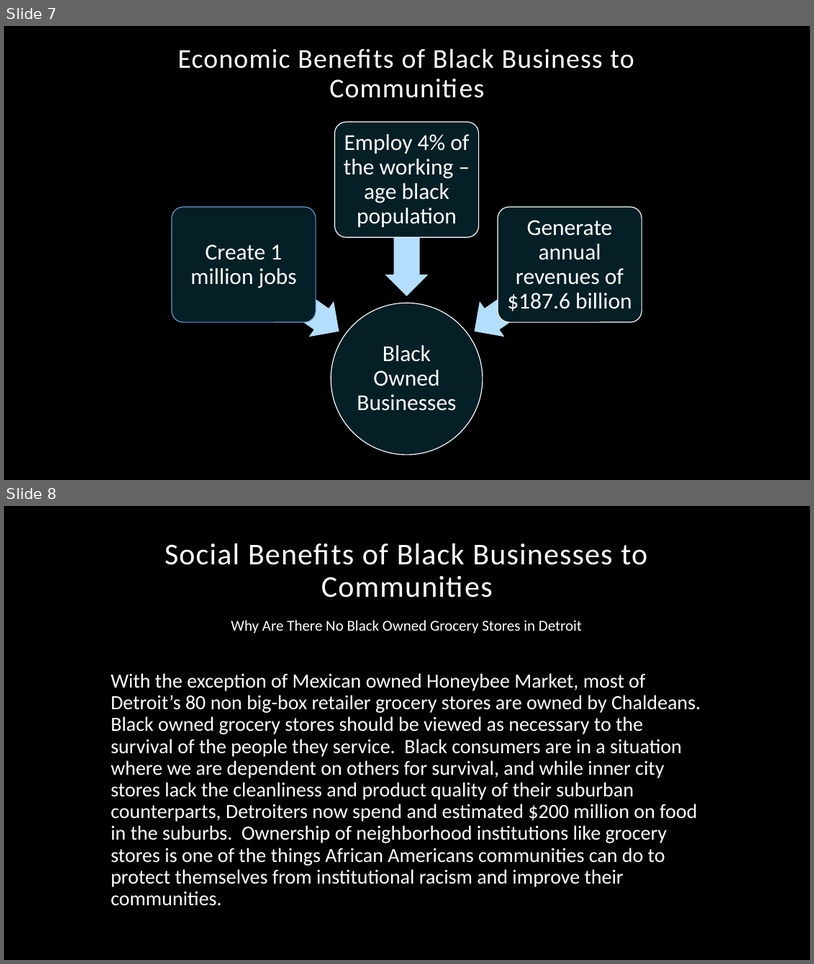
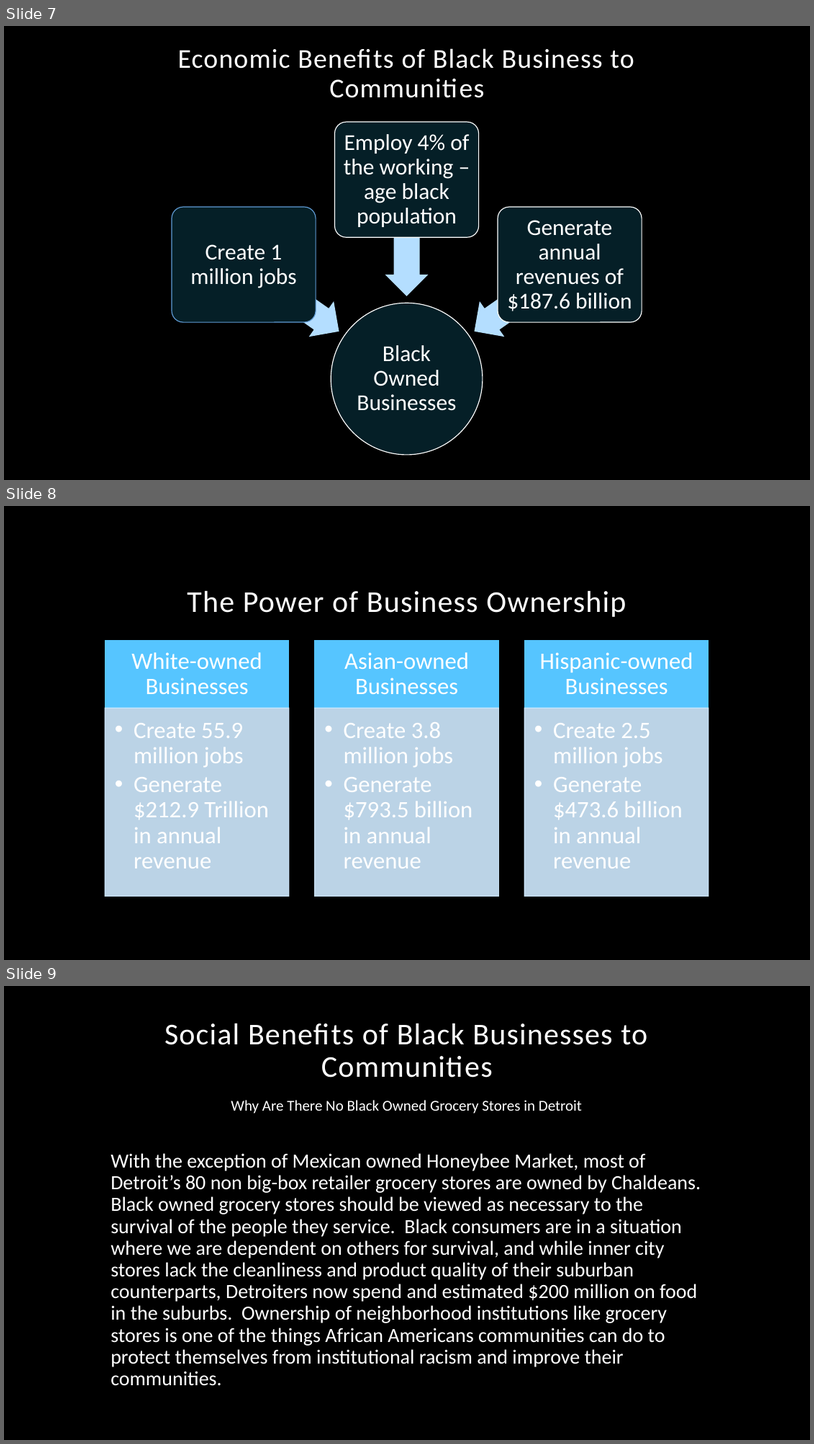
Before and after one commit to KimSmith22/school, a slide deck: collection/NumberOneTraining.pptx. Shown one above the other, each under a label of ours: slides 7 and 8 before the commit, slides 7, 8 and 9 after it. The pictures are 814x964 and 814x1444 pixels, drawn with LibreOffice and Linux fonts; fonts in the diff are those of the drawing; background and template pictures are left out. Boxes give left, top, right and bottom in pixels: in the first picture for what was removed or moved away, otherwise in the second. Text is boxed around its words. In the diff, an @@ line names an element or a change of style, - is before the commit and + after.

```diff
--- a/collection/NumberOneTraining.pptx
+++ b/collection/NumberOneTraining.pptx
@@ slide 8 added at [4,506,810,960], background picture (left out) @@
@@ title added at [187,591,626,617], 36 pt, text #FFFFFF @@
+The Power of Business Ownership
@@ group added at [105,641,709,896]: 6 rectangles, 6 texts @@
+White-owned Businesses
+  • Create 55.9 million jobs
+  • Generate $212.9 Trillion in annual revenue
+Asian-owned Businesses
+  • Create 3.8 million jobs
+  • Generate $793.5 billion in annual revenue
+Hispanic-owned Businesses
+  • Create 2.5 million jobs
+  • Generate $473.6 billion in annual revenue
@@ what was slide 8 is now slide 9 @@
```
Also in this commit, not shown: 3 other files.
